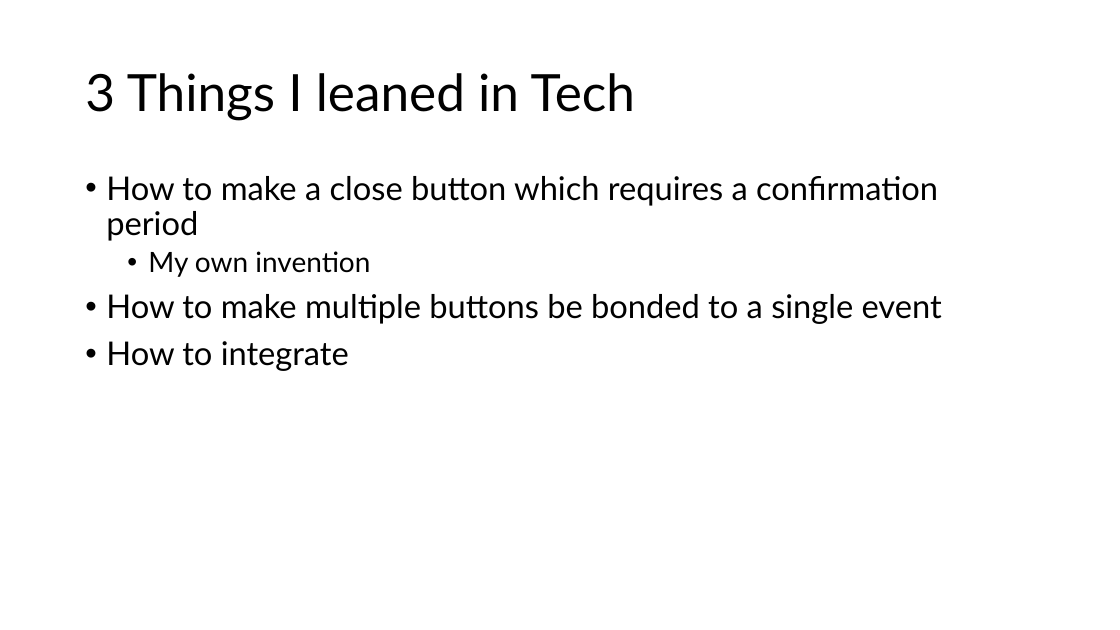
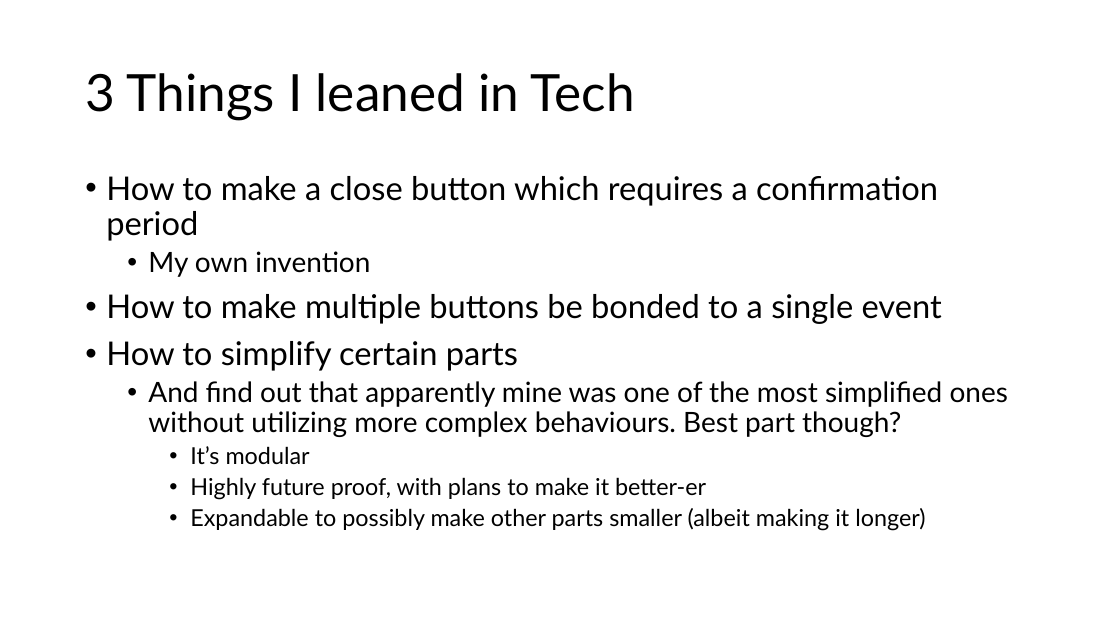
Before and after one commit to NPITX-programs/Presentations, a slide deck: slide 3 of Current Presentation/Charlie Fall Term 2024 presentation.pptx. Drawn at 1120x630 pixels with LibreOffice and Linux fonts; fonts in the diff are those of the drawing. Boxes give left, top, right and bottom in pixels: in the first picture for what was removed or moved away, otherwise in the second. Text is boxed around its words. In the diff, an @@ line names an element or a change of style, - is before the commit and + after.

Commit message:
main tech slide
added the main content to the tech slide

```diff
--- a/Current Presentation/Charlie Fall Term 2024 presentation.pptx
+++ b/Current Presentation/Charlie Fall Term 2024 presentation.pptx
@@ text at bbox=[106, 341, 1008, 531]: text changed; size 28 to 20 pt @@
-• How to integrate
+• How to simplify certain parts
+  • And find out that apparently mine was one of the most simplified ones without utilizing more complex behaviours. Best part though?
+    • It’s modular
+    • Highly future proof, with plans to make it better-er
+    • Expandable to possibly make other parts smaller (albeit making it longer)
```
